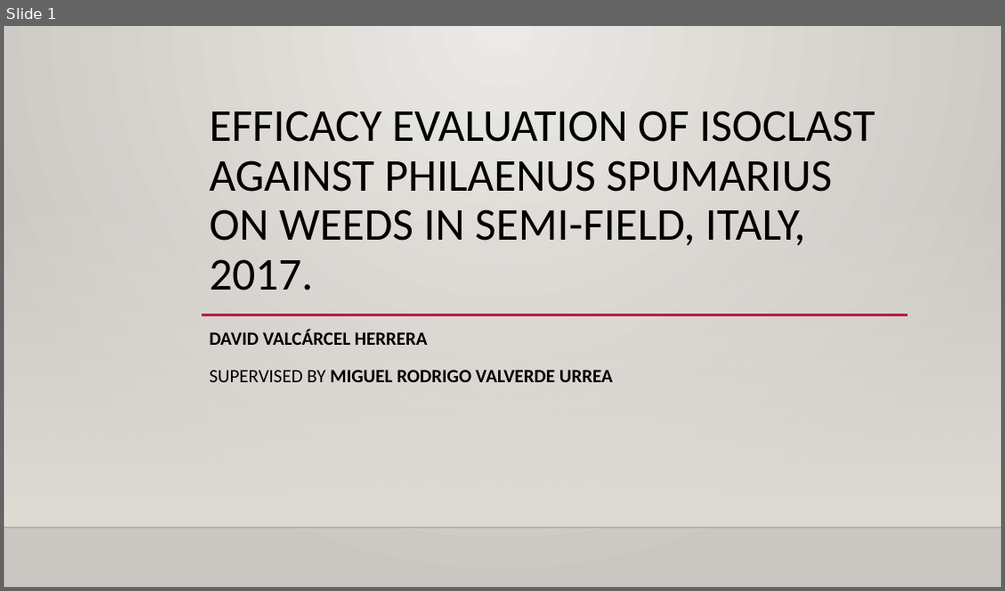
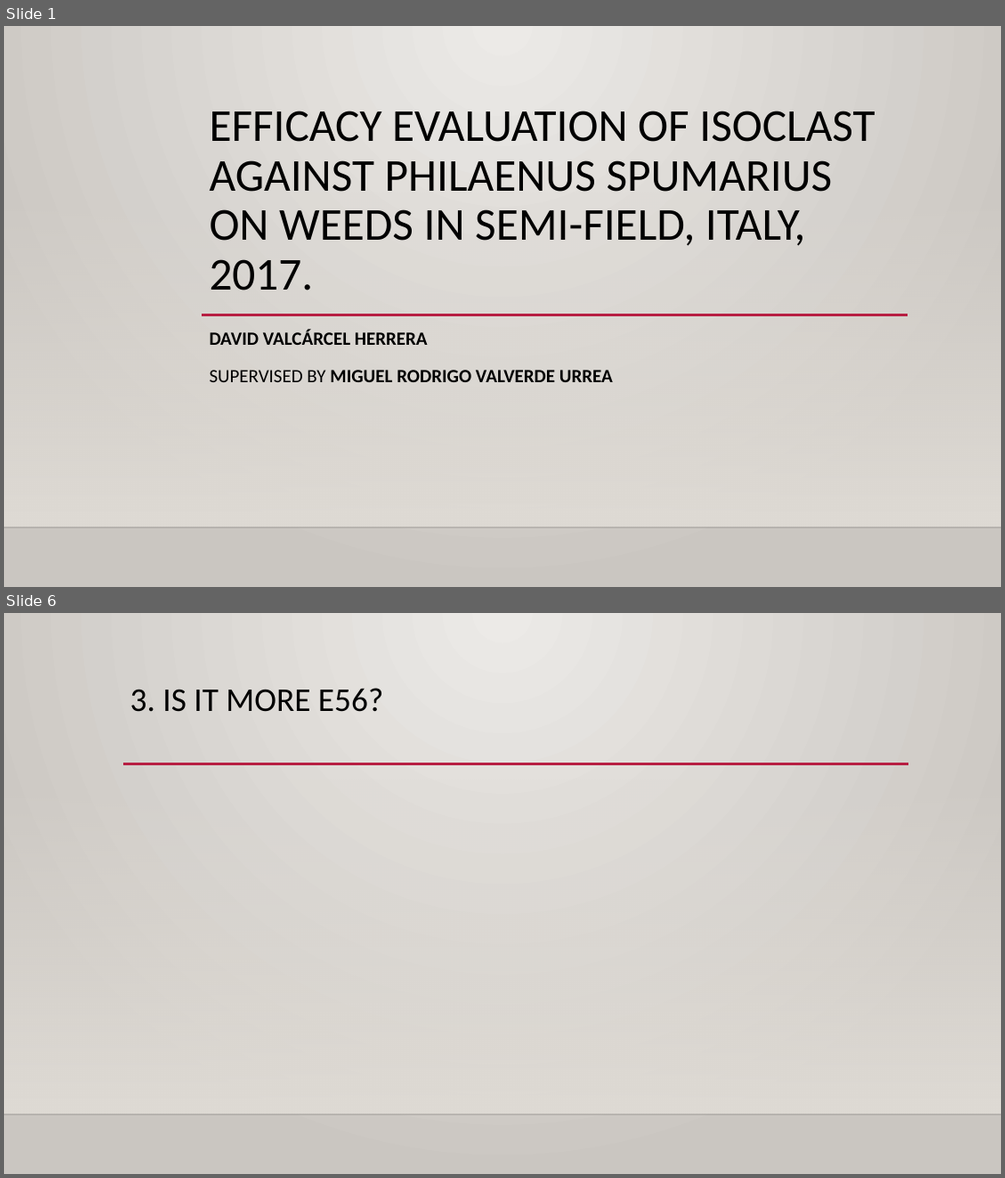
Before and after one commit to dvalher00/PracticasLabBio, a slide deck: Actividad 3 (INSECTICIDAS EN ÁRBOLES)/PRESENTATION EFFICACY TREATMENT - DAVID VALCÁRCEL.pptx. Shown one above the other, each under a label of ours: slide 1 before the commit, slides 1 and 6 after it; the slides between them are not shown. The pictures are 1005x591 and 1005x1178 pixels, drawn with LibreOffice and Linux fonts; fonts in the diff are those of the drawing; background and template pictures are left out. Boxes give left, top, right and bottom in pixels: in the first picture for what was removed or moved away, otherwise in the second. Text is boxed around its words. In the diff, an @@ line names an element or a change of style, - is before the commit and + after.

```diff
--- a/Actividad 3 (INSECTICIDAS EN ÁRBOLES)/PRESENTATION EFFICACY TREATMENT - DAVID VALCÁRCEL.pptx
+++ b/Actividad 3 (INSECTICIDAS EN ÁRBOLES)/PRESENTATION EFFICACY TREATMENT - DAVID VALCÁRCEL.pptx
@@ slide 6 added at [4, 613, 1001, 1174], background gradient #ECEAE7 to #CAC7C1; not listed: 2 template elements that a slide beside it also shows @@
@@ title added at [130, 688, 383, 712], 32 pt, text #000000 @@
+3. IS IT MORE E56?
@@ line added from (123, 764) to (909, 764), #B71E42 2.5 pt @@
```
Also in this commit, not shown: 4 other slides added, 1 slide removed, 49 other files.
